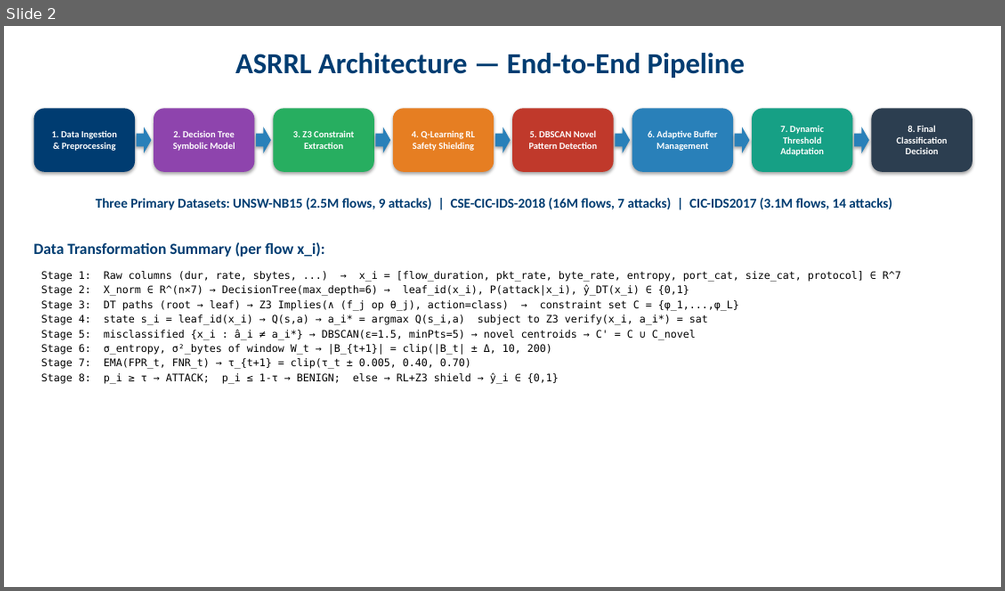
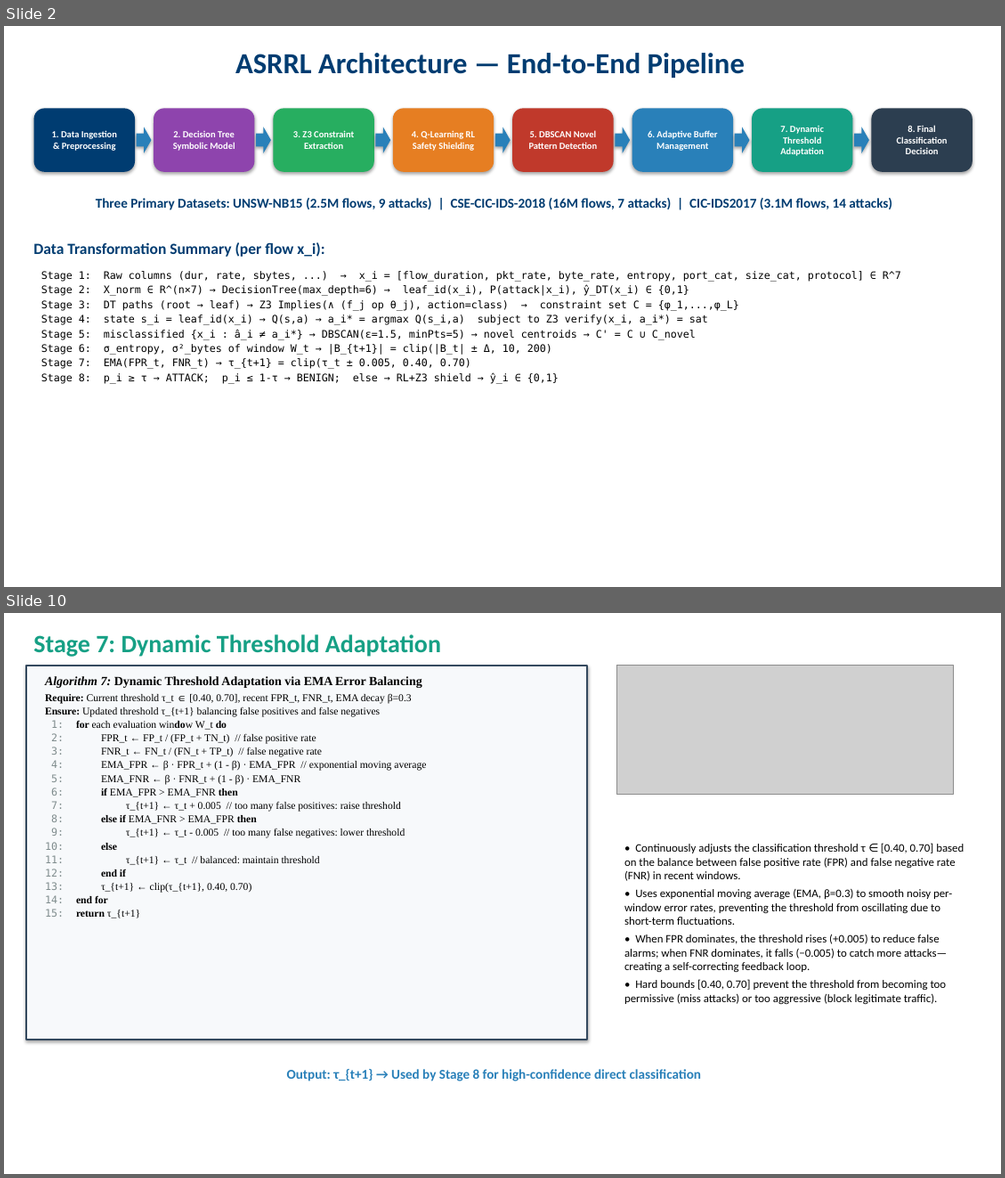
Before and after one commit to pcy12345/adaptive-ids-asrrl, a slide deck: ASRRL_Methodology.pptx. Shown one above the other, each under a label of ours: slide 2 before the commit, slides 2 and 10 after it; the slides between them are not shown. The pictures are 1005x591 and 1005x1178 pixels, drawn with LibreOffice and Linux fonts; fonts in the diff are those of the drawing; grey boxes stand for pictures. Boxes give left, top, right and bottom in pixels: in the first picture for what was removed or moved away, otherwise in the second. Text is boxed around its words. In the diff, an @@ line names an element or a change of style, - is before the commit and + after.

```diff
--- a/ASRRL_Methodology.pptx
+++ b/ASRRL_Methodology.pptx
@@ slide 10 added at bbox=[4, 613, 1001, 1174], background #FFFFFF @@
@@ text added at bbox=[33, 634, 441, 657], 24 pt, text #16A085, bold @@
+Stage 7: Dynamic Threshold Adaptation
@@ rectangle added at bbox=[26, 666, 587, 1039], fill #F7F9FB, outline #34495E 1.5 pt @@
@@ picture added at bbox=[617, 666, 954, 794] @@
@@ text added at bbox=[45, 676, 426, 918], 10 pt, text #000000 @@
+Algorithm 7: Dynamic Threshold Adaptation via EMA Error Balancing
+Require: Current threshold τ_t ∈ [0.40, 0.70], recent FPR_t, FNR_t, EMA decay β=0.3
+Ensure: Updated threshold τ_{t+1} balancing false positives and false negatives
+1: for each evaluation window W_t do
+2: FPR_t ← FP_t / (FP_t + TN_t) // false positive rate
+3: FNR_t ← FN_t / (FN_t + TP_t) // false negative rate
+4: EMA_FPR ← β · FPR_t + (1 - β) · EMA_FPR // exponential moving average
+5: EMA_FNR ← β · FNR_t + (1 - β) · EMA_FNR
+6: if EMA_FPR > EMA_FNR then
+7: τ_{t+1} ← τ_t + 0.005 // too many false positives: raise threshold
+8: else if EMA_FNR > EMA_FPR then
+9: τ_{t+1} ← τ_t - 0.005 // too many false negatives: lower threshold
+10: else
+11: τ_{t+1} ← τ_t // balanced: maintain threshold
+12: end if
+13: τ_{t+1} ← clip(τ_{t+1}, 0.40, 0.70)
+14: end for
+15: return τ_{t+1}
@@ text added at bbox=[624, 843, 963, 1005], 11 pt, text #000000 @@
+• Continuously adjusts the classification threshold τ ∈ [0.40, 0.70] based on the balance between false positive rate (FPR) and false negative rate (FNR) in recent windows.
+• Uses exponential moving average (EMA, β=0.3) to smooth noisy per-window error rates, preventing the threshold from oscillating due to short-term fluctuations.
+• When FPR dominates, the threshold rises (+0.005) to reduce false alarms; when FNR dominates, it falls (−0.005) to catch more attacks—creating a self-correcting feedback loop.
+• Hard bounds [0.40, 0.70] prevent the threshold from becoming too permissive (miss attacks) or too aggressive (block legitimate traffic).
@@ text added at bbox=[287, 1069, 701, 1081], 13 pt, text #2980B9, bold @@
+Output: τ_{t+1} → Used by Stage 8 for high-confidence direct classification
```
Also in this commit, not shown: 2 slides changed, 7 other slides added, 8 slides removed, 1 other file.
